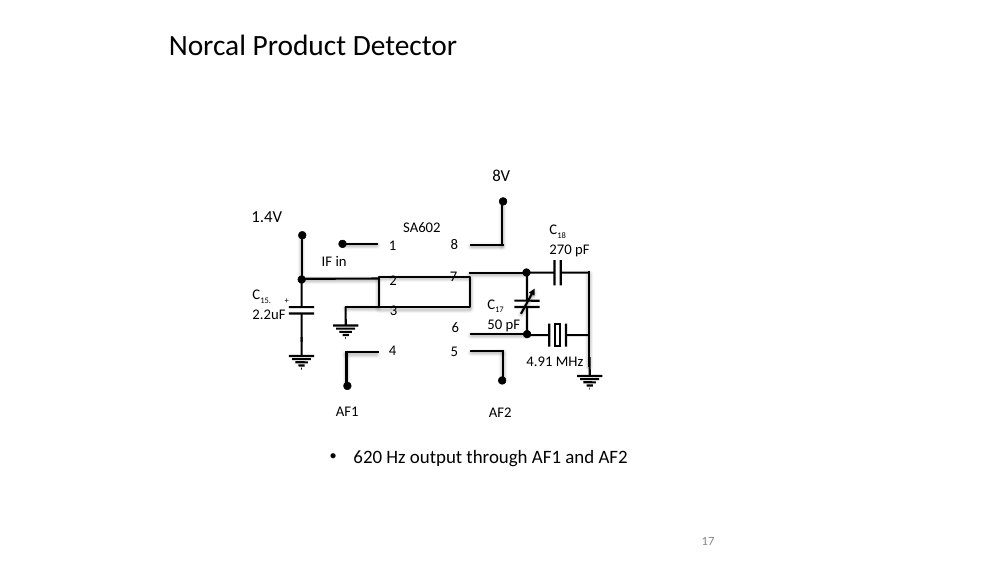
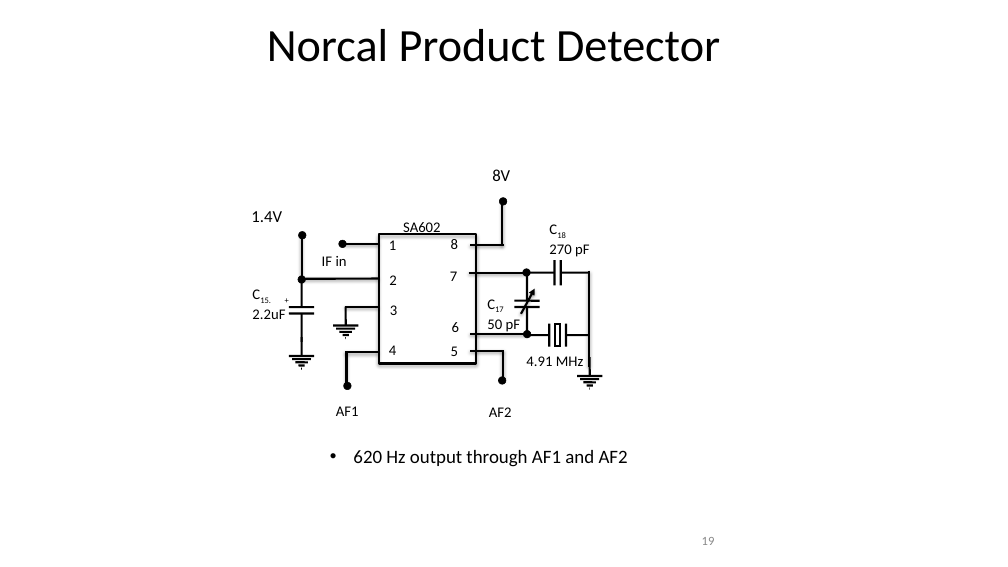
Before and after one commit to jlmucb/class_notes, a slide deck: slide 19 of science/EoRNotes.pptx (slide 17 before the commit). Drawn at 1008x567 pixels with LibreOffice and Linux fonts; fonts in the diff are those of the drawing. Boxes give left, top, right and bottom in pixels: in the first picture for what was removed or moved away, otherwise in the second. Text is boxed around its words. In the diff, an @@ line names an element or a change of style, - is before the commit and + after.

```diff
--- a/science/EoRNotes.pptx
+++ b/science/EoRNotes.pptx
@@ text "Norcal Product Detector": place and size @@
-text "Norcal Product Detector" at <box>169,34,457,56</box>
+text "Norcal Product Detector" at <box>267,29,720,62</box>
@@ text "Norcal Product Detector" at <box>267,29,720,62</box>: size 28 to 44 pt; alignment left to centre @@
@@ rectangle: place and size @@
-rectangle at <box>379,277,470,307</box>
+rectangle at <box>379,234,476,364</box>
```
Also in this commit, not shown: 28 other slides changed, 2 slides added, 1 other file.
